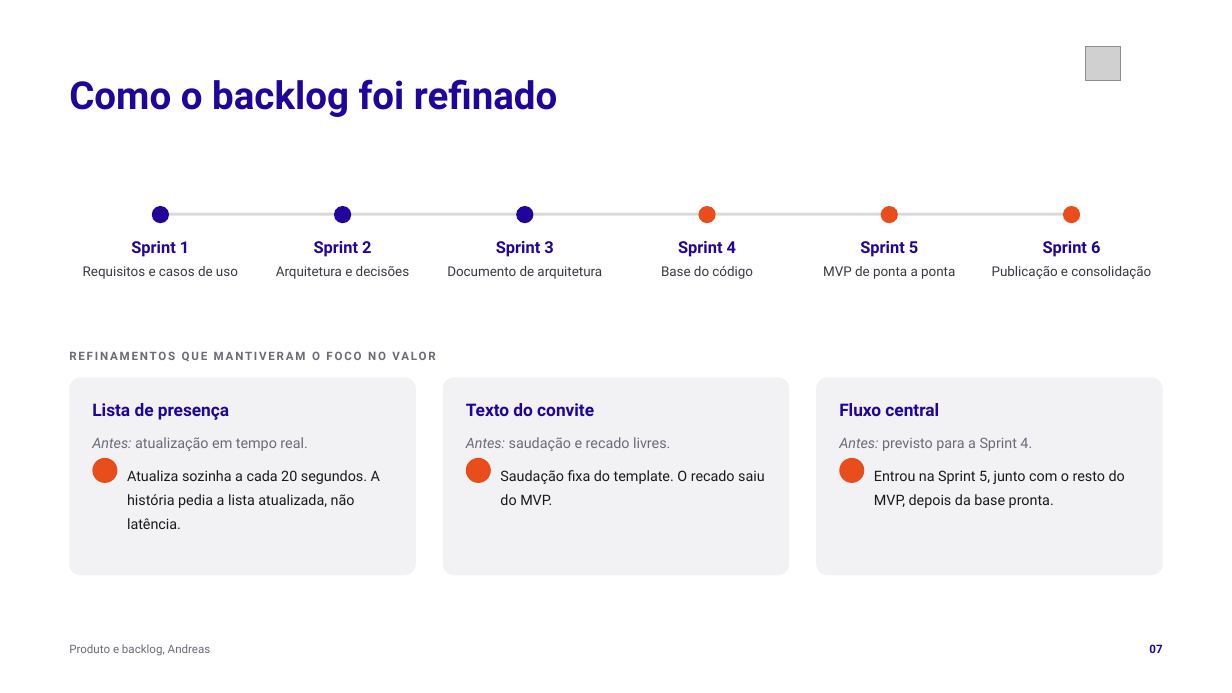
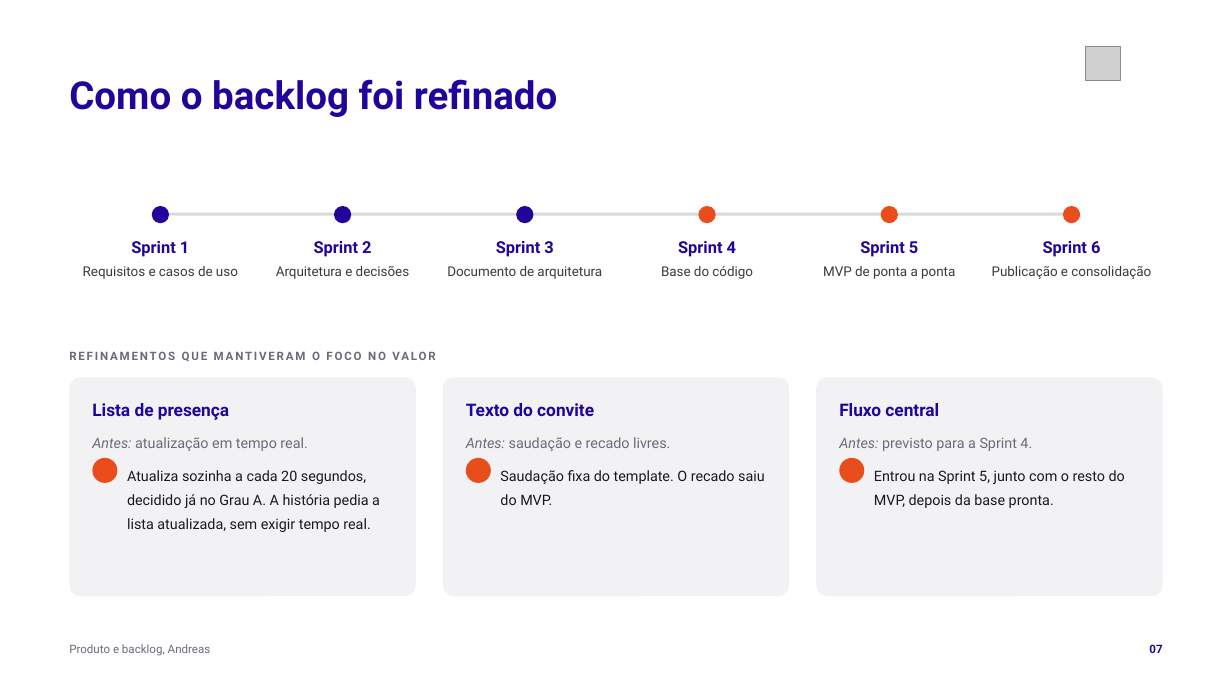
Before and after one commit to tcpassos/invite-app, a slide deck: slide 7 of trabalhos/T4-Pitch-Final.pptx. Drawn at 1232x693 pixels with LibreOffice and Linux fonts; fonts in the diff are those of the drawing; grey boxes stand for pictures; background and template pictures are left out. Boxes give left, top, right and bottom in pixels: in the first picture for what was removed or moved away, otherwise in the second. Text is boxed around its words. In the diff, an @@ line names an element or a change of style, - is before the commit and + after.

```diff
--- a/trabalhos/T4-Pitch-Final.pptx
+++ b/trabalhos/T4-Pitch-Final.pptx
@@ rounded rectangle resized from (x1=69, y1=377, x2=416, y2=575) to (x1=69, y1=377, x2=416, y2=596) @@
@@ rounded rectangle at (x1=69, y1=377, x2=416, y2=596): proportions changed @@
@@ text at (x1=127, y1=470, x2=380, y2=532): text changed @@
-Atualiza sozinha a cada 20 segundos. A história pedia a lista atualizada, não latência.
+Atualiza sozinha a cada 20 segundos, decidido já no Grau A. A história pedia a lista atualizada, sem exigir tempo real.
```
Also in this commit, not shown: 23 other slides changed, 1 slide added, 5 other files.
